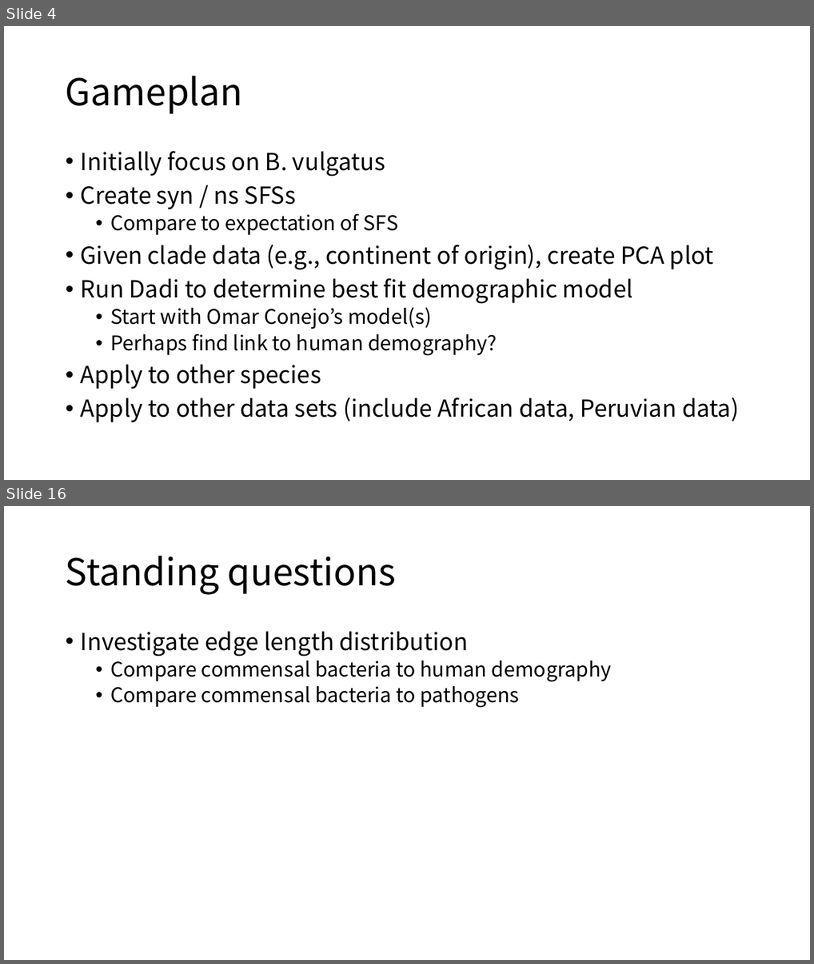
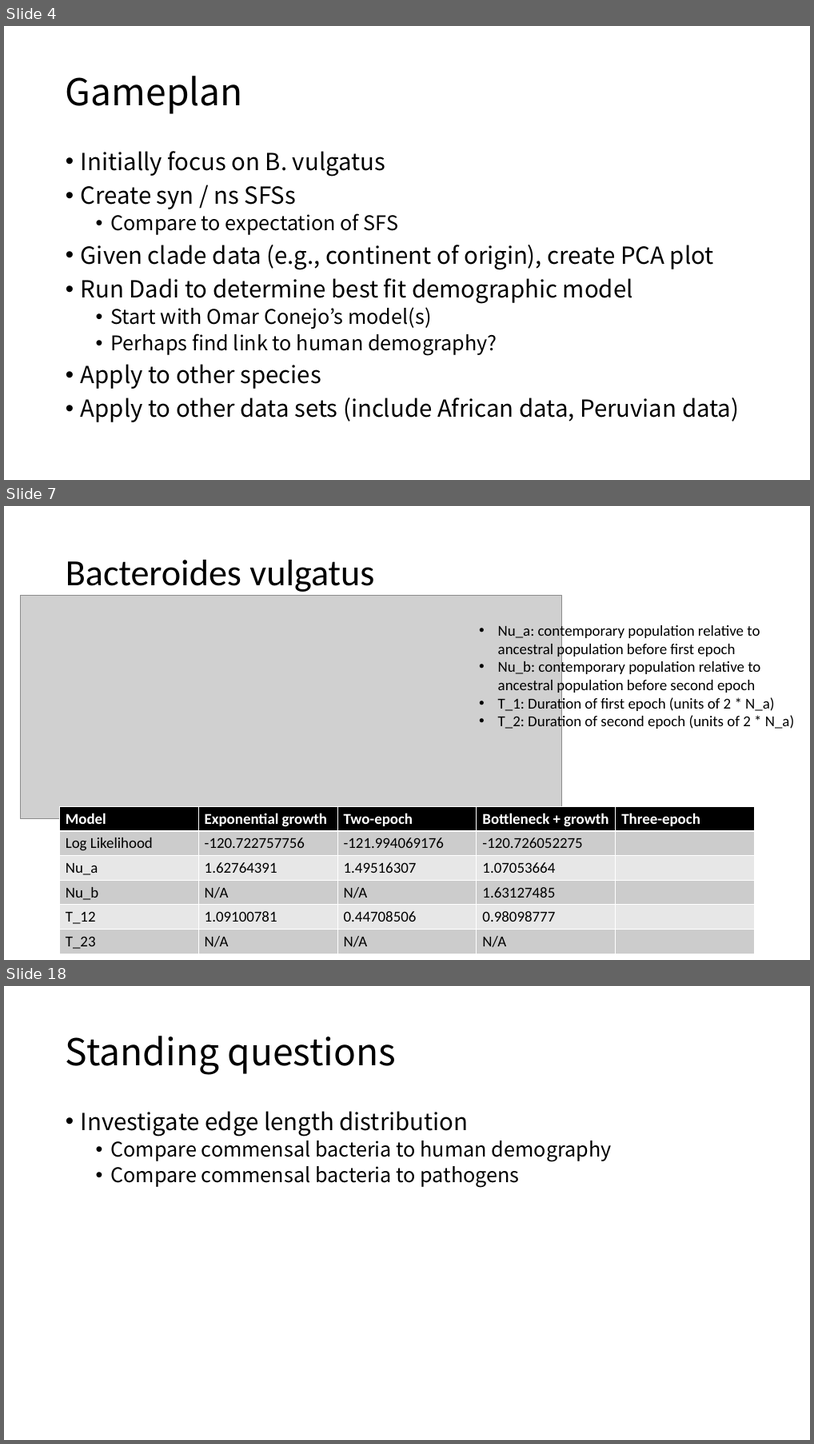
Before and after one commit to jon-mah/demo_for_ccgb, a slide deck: Summary/20210217_demo_for_ccgb_rotation_update.pptx. Shown one above the other, each under a label of ours: slides 4 and 16 before the commit, slides 4, 7 and 18 after it; the slides between them are not shown. The pictures are 814x964 and 814x1444 pixels, drawn with LibreOffice and Linux fonts; fonts in the diff are those of the drawing; grey boxes stand for pictures. Boxes give left, top, right and bottom in pixels: in the first picture for what was removed or moved away, otherwise in the second. Text is boxed around its words. In the diff, an @@ line names an element or a change of style, - is before the commit and + after.

```diff
--- a/Summary/20210217_demo_for_ccgb_rotation_update.pptx
+++ b/Summary/20210217_demo_for_ccgb_rotation_update.pptx
@@ slide 7 added at (4,506,810,960), background #FFFFFF @@
@@ title added at (66,560,374,592), 44 pt, text #000000 @@
+Bacteroides vulgatus
@@ picture added at (20,596,562,819) @@
@@ text added at (498,623,794,731), 18 pt, text #000000 @@
+• Nu_a: contemporary population relative to ancestral population before first epoch
+• Nu_b: contemporary population relative to ancestral population before second epoch
+• T_1: Duration of first epoch (units of 2 * N_a)
+• T_2: Duration of second epoch (units of 2 * N_a)
@@ table added at (60,806,755,953), 6 rows, 5 columns @@
+Model | Exponential growth | Two-epoch | Bottleneck + growth | Three-epoch
+Log Likelihood | -120.722757756 | -121.994069176 | -120.726052275 | 
+Nu_a | 1.62764391 | 1.49516307 | 1.07053664 | 
+Nu_b | N/A | N/A | 1.63127485 | 
+T_12 | 1.09100781 | 0.44708506 | 0.98098777 | 
+T_23 | N/A | N/A | N/A | 
@@ what was slide 16 is now slide 18 @@
```
Also in this commit, not shown: 1 slide changed, 12 other slides added, 11 slides removed, 1 other file.
